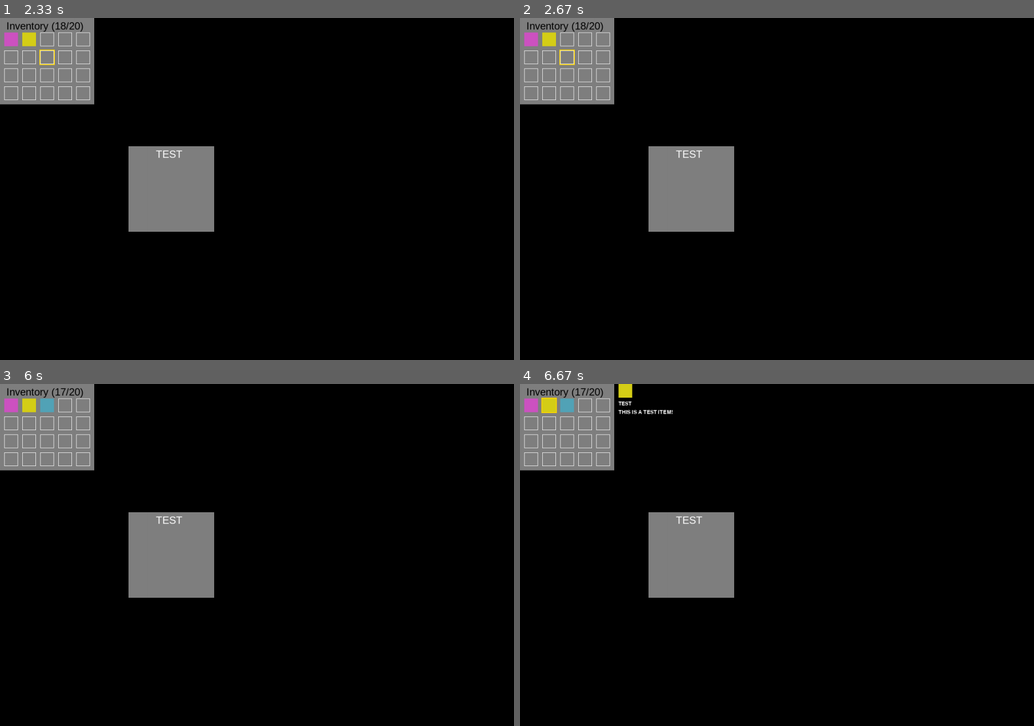
Above: before the commit, frames 1-4 (two rows, left to right).
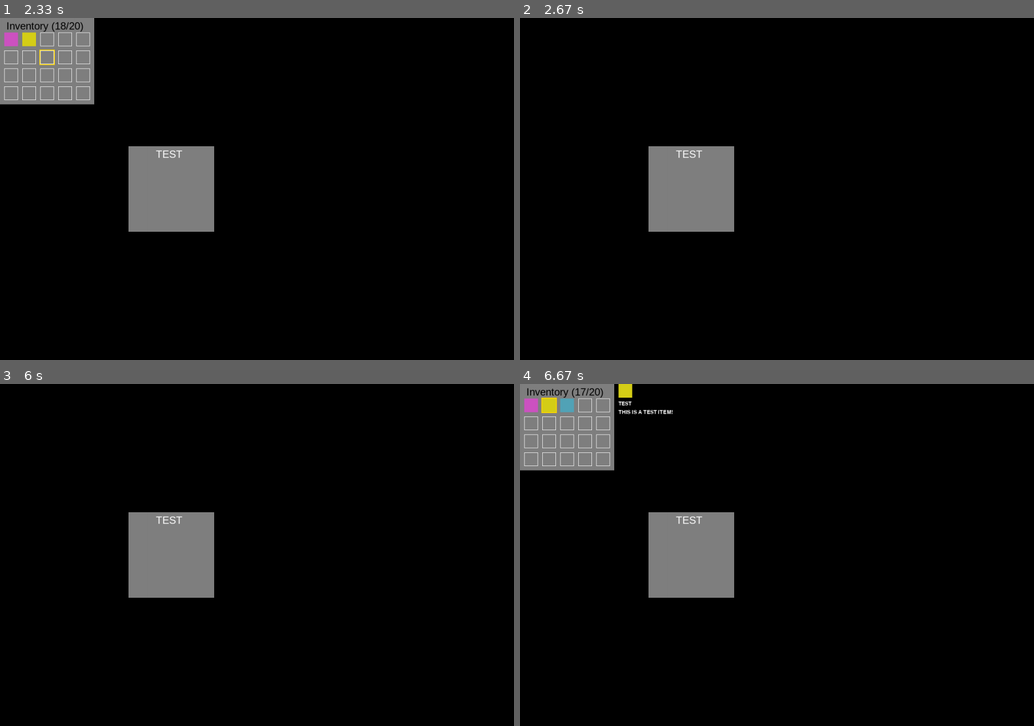
Above: after the commit, the same moments.

Repository: Pappet/CraftingGame_pygame
Game: pygame game, started from CraftingGame/main.py
Two runs of this game, one before a commit and one after it. Both use one fixed random seed, a clock stepped at 60 frames per second and the inputs below.
Inputs (mouse positions are in pixels of both pictures, inside the frame that each line leads up to):
- Up to frame 1 (2.33 s): hold R 0.33-0.8 s; click (262, 209) at 0.88 s; click (10, 38) at 1.22 s; tap A at 1.5 s; click (267, 72) at 1.88 s; click (46, 59) at 2.22 s
- Up to frame 2 (2.67 s): tap X at 2.5 s
- Up to frame 3 (6 s): tap X at 3.4, 5.9 s; click (416, 548) at 3.72 s; click (66, 425) at 4.05 s; click (107, 486) at 4.38 s; click (66, 459) at 4.72 s; click (107, 534) at 5.05 s; hold A from 5.83 s (still down)
- Up to frame 4 (6.67 s): tap X at 6.2 s; release A at 6.37 s; click (550, 404) at 6.45 s

Frame 1 is identical in both runs. In frame 2, 4.6% of the frame differs, in the area x 0-19%, y 0-26%; in frame 3, 4.6%; in frame 4, nothing differs.

Commit message:
Added menu toggeling.

Diff:
--- a/CraftingGame/main.py
+++ b/CraftingGame/main.py
@@ -22,32 +22,32 @@
 menu_title_spacing = 24
 menu_font_size = 18
 
+# ---- various --------------------------------------------------------
+clock = pygame.time.Clock()
+
 # ---- Pygame Screen --------------------------------------------------------
 screen = pygame.display.set_mode((screen_width, screen_height))
 pygame.display.set_caption(screen_title)
 window_position = screen.get_rect().center
 pygame.display.window_pos = window_position
-# ---- create inventory and items --------------------------------------------------------
+
+# ---- create menus and menu manager --------------------------------------------------------
 menu_manager = menus_manager()
+inventory = Inventory(0, 0, 100, 100, inventory_slot_size, menu_spacing, inventory_rows,
+                      inventory_cols, menu_spacing, menu_font_size, menu_title_spacing, inventory_tile, True)
 
-
-# ---- create inventory and items --------------------------------------------------------
-inventory = Inventory(0, 0, 100, 100, inventory_slot_size, menu_spacing, inventory_rows,
-                      inventory_cols, menu_spacing, menu_title_spacing, inventory_tile)
-
-test_menu = Menu(300, 300, 200, 200, menu_spacing, menu_title_spacing, "TEST")
-
+test_menu = Menu(300, 300, 200, 200, menu_spacing,
+                 menu_font_size, menu_title_spacing, "TEST", True)
 menu_manager.add_menu(inventory)
 menu_manager.add_menu(test_menu)
 
+# ---- create inventory and items --------------------------------------------------------
 item1 = Item("Sword", ItemType.WEAPON, "A sharp sword for combat.")
 item2 = Item("Potion", ItemType.POTION, "A magical potion that heals you.")
 
 inventory.add_item(item1)
 inventory.add_item(item2)
 
-clock = pygame.time.Clock()
-selected_item = None
 
 # ---- Haupt-Schleife --------------------------------------------------------
 while running:
@@ -56,49 +56,12 @@
         # the close button on the window was pressed
         if event.type == pygame.QUIT:
             running = False
-        elif event.type == pygame.KEYDOWN:
-            # testing the inventory - add and remove an test item
-            if event.key == pygame.K_a:
-                if inventory.get_free_inventory_space() > 0:
-                    inventory.add_item(
-                        Item("TEST", ItemType.RESSOURCE, "THIS IS A TEST ITEM!"))
-            elif event.key == pygame.K_r:
-                if inventory.get_free_inventory_space() < inventory.get_inventory_space():
-                    inventory.remove_item(
-                        inventory.get_last_filled_slot().item)
-        elif event.type == pygame.MOUSEBUTTONDOWN:
-            # check if left mouse button was pressed
-            if event.button == 1:
-                selected_item_index = False
-                # Go through all slots and check if the position of the click is within in one slot
-                for slot in inventory.slots:
-                    if slot.is_clicked(event.pos):
-                        # slot was clicked. Set the helper index to true
-                        selected_item_index = True
-                        # set the item in slot
-                        selected_item = slot.item_in_slot()
-                    # if no slot was clicked set it to None
-                    if selected_item_index is False:
-                        selected_item = None
+        inventory.update(event)
 
     # clear the screen with black
     screen.fill(color.black)
     # draw inventory
     menu_manager.draw(screen)
-
-    # draw the selected item's info
-    if selected_item is not None:
-        font = pygame.font.Font(None, menu_font_size)
-        name_text = font.render(selected_item.name, True, color.white)
-        desc_text = font.render(
-            selected_item.description, True, color.white)
-        image_item = selected_item.get_image()
-        screen.blit(image_item, (inventory.x +
-                    inventory.width + menu_spacing, inventory.y))
-        screen.blit(name_text, (inventory.x +
-                    inventory.width + menu_spacing, inventory.y + 40))
-        screen.blit(desc_text, (inventory.x +
-                    inventory.width + menu_spacing, inventory.y + 60))
 
     pygame.display.update()
     # limit the frame rate to 60 FPS
--- a/CraftingGame/menus/inventory.py
+++ b/CraftingGame/menus/inventory.py
@@ -2,12 +2,14 @@
 import pygame
 import helper.color as color
 from .menu import Menu
+from .item import Item
+from .item_types import ItemType
 
 
 class Inventory(Menu):
-    def __init__(self, x, y, width, height, slot_size, slot_spacing, rows, cols, edge_spacing, title_spacing, title):
+    def __init__(self, x, y, width, height, slot_size, slot_spacing, rows, cols, edge_spacing, menu_font_size, title_spacing, title, active):
         super().__init__(x=x, y=y, width=width, height=height,
-                         edge_spacing=edge_spacing, title_spacing=title_spacing, title=title)
+                         edge_spacing=edge_spacing, menu_font_size=menu_font_size, title_spacing=title_spacing, title=title, active=active)
 
         self.slot_size = slot_size
         self.slot_spacing = slot_spacing
@@ -24,6 +26,8 @@
         self.image = pygame.Surface((self.width, self.height))
         self.slots = []
         self.create_slots()
+        self.active = active
+        self.selected_item = None
 
     def create_slots(self):
         for row in range(self.rows):
@@ -71,15 +75,63 @@
         return False
 
     def draw(self, surface):
-        self.image.fill(self.bg_color)
-        bg_rect = self.image.get_rect(topleft=(self.x, self.y))
-        # topleft=(self.x - self.edge_spacing, self.y - self.edge_spacing - self.title_spacing))
-        pygame.draw.rect(surface, self.bg_color, bg_rect)
+        if self.active:
+            self.image.fill(self.bg_color)
+            bg_rect = self.image.get_rect(topleft=(self.x, self.y))
+            # topleft=(self.x - self.edge_spacing, self.y - self.edge_spacing - self.title_spacing))
+            pygame.draw.rect(surface, self.bg_color, bg_rect)
 
-        title_surface = self.font.render(
-            f"{self.title} ({self.get_free_inventory_space()}/{self.get_inventory_space()})", True, color.black)
-        surface.blit(title_surface, (self.x - (title_surface.get_width()/2) +
-                     (self.width/2) - (self.edge_spacing/2), self.y + (self.edge_spacing/2)))
+            title_surface = self.font.render(
+                f"{self.title} ({self.get_free_inventory_space()}/{self.get_inventory_space()})", True, color.black)
+            surface.blit(title_surface, (self.x - (title_surface.get_width()/2) +
+                                         (self.width/2) - (self.edge_spacing/2), self.y + (self.edge_spacing/2)))
 
-        for slot in self.slots:
-            slot.draw(surface)
+            for slot in self.slots:
+                slot.draw(surface)
+
+            # draw the selected item's info
+            if self.selected_item is not None:
+                font = pygame.font.Font(None, self.menu_font_size)
+                name_text = font.render(
+                    self.selected_item.name, True, color.white)
+                desc_text = font.render(
+                    self.selected_item.description, True, color.white)
+                image_item = self.selected_item.get_image()
+                surface.blit(image_item, (self.x +
+                                          self.width + self.slot_spacing, self.y))
+                surface.blit(name_text, (self.x +
+                                         self.width + self.slot_spacing, self.y + 40))
+                surface.blit(desc_text, (self.x +
+                                         self.width + self.slot_spacing, self.y + 60))
+
+    def update(self, event):
+        if event.type == pygame.KEYDOWN:
+            if self.active:
+                # testing the inventory - add and remove an test item
+                if event.key == pygame.K_a:
+                    if self.get_free_inventory_space() > 0:
+                        self.add_item(
+                            Item("TEST", ItemType.RESSOURCE, "THIS IS A TEST ITEM!"))
+                elif event.key == pygame.K_r:
+                    if self.get_free_inventory_space() < self.get_inventory_space():
+                        self.remove_item(
+                            self.get_last_filled_slot().item)
+            if event.key == pygame.K_x:
+
+                self.toogle_menu()
+
+        elif event.type == pygame.MOUSEBUTTONDOWN:
+            if self.active:
+                # check if left mouse button was pressed
+                if event.button == 1:
+                    selected_item_index = False
+                    # Go through all slots and check if the position of the click is within in one slot
+                    for slot in self.slots:
+                        if slot.is_clicked(event.pos):
+                            # slot was clicked. Set the helper index to true
+                            selected_item_index = True
+                            # set the item in slot
+                            self.selected_item = slot.item_in_slot()
+                        # if no slot was clicked set it to None
+                        if selected_item_index is False:
+                            self.selected_item = None
--- a/CraftingGame/menus/menu.py
+++ b/CraftingGame/menus/menu.py
@@ -3,7 +3,7 @@
 
 
 class Menu:
-    def __init__(self, x, y, width=100, height=100, edge_spacing=10, title_spacing=30, title="Default"):
+    def __init__(self, x, y, width=100, height=100, edge_spacing=10, menu_font_size=18, title_spacing=30, title="Default", active=False):
         self.x = x
         self.y = y
         self.edge_spacing = edge_spacing
@@ -11,36 +11,26 @@
         self.title = title
         self.width = width
         self.height = height
+        self.menu_font_size = menu_font_size
         self.image = pygame.Surface((self.width, self.height))
         self.bg_color = color.gray
         # change the font to a system font that is available on your system
         self.font = pygame.font.SysFont("arial", self.title_spacing)
+        self.active = active
 
-    @property
-    def width(self):
-        return self._width
-
-    @width.setter
-    def width(self, new_value):
-        self._width = new_value
-
-    @property
-    def height(self):
-        return self._height
-
-    @height.setter
-    def height(self, new_value):
-        self._height = new_value
+    def toogle_menu(self):
+        self.active = not self.active
 
     def get_image(self):
         return self.image
 
     def draw(self, surface):
-        self.image.fill(self.bg_color)
-        bg_rect = self.image.get_rect(topleft=(self.x, self.y))
-        # topleft=(self.x - self.edge_spacing, self.y - self.edge_spacing - self.title_spacing))
-        pygame.draw.rect(surface, self.bg_color, bg_rect)
+        if self.active:
+            self.image.fill(self.bg_color)
+            bg_rect = self.image.get_rect(topleft=(self.x, self.y))
+            # topleft=(self.x - self.edge_spacing, self.y - self.edge_spacing - self.title_spacing))
+            pygame.draw.rect(surface, self.bg_color, bg_rect)
 
-        title_surface = self.font.render(self.title, True, color.white)
-        surface.blit(title_surface, (self.x - (title_surface.get_width()/2) +
-                     (self.width/2) - (self.edge_spacing/2), self.y + (self.edge_spacing/2)))
+            title_surface = self.font.render(self.title, True, color.white)
+            surface.blit(title_surface, (self.x - (title_surface.get_width()/2) +
+                                         (self.width/2) - (self.edge_spacing/2), self.y + (self.edge_spacing/2)))
